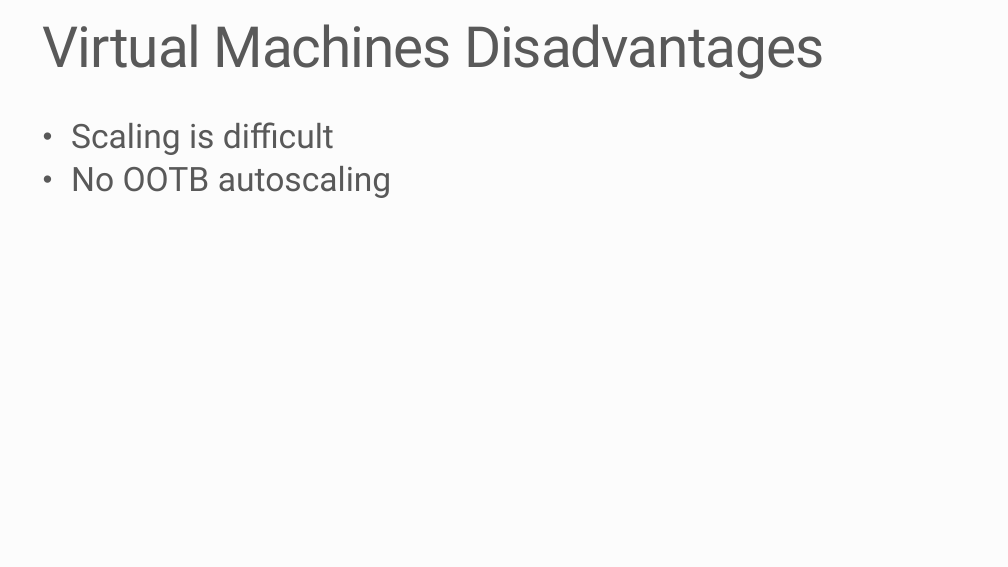
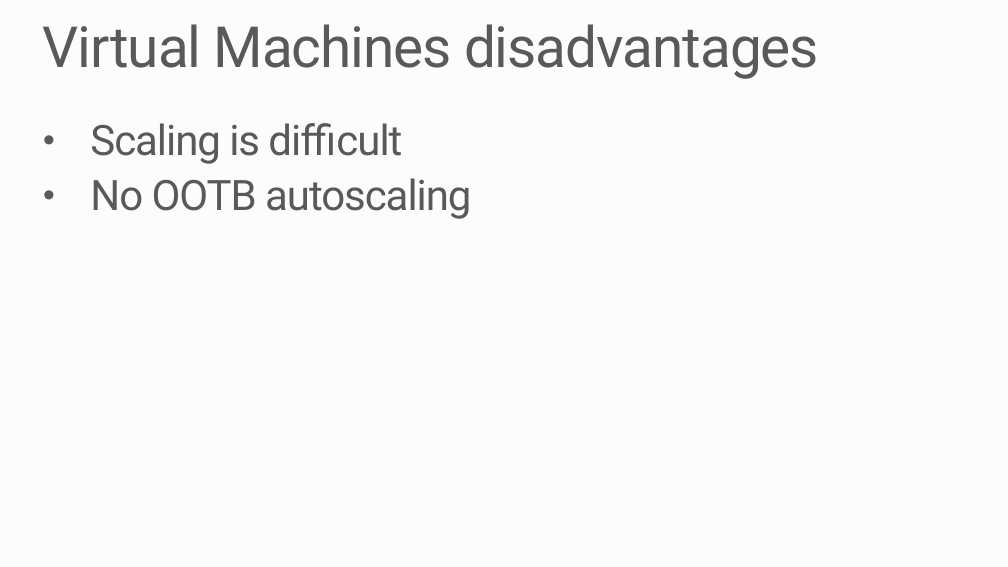
Before and after one commit to robdmoore/AzureWebAppsPresentation, a slide deck: slide 29 of Presentation.pptx (slide 24 before the commit). Drawn at 1008x567 pixels with LibreOffice and Linux fonts; fonts in the diff are those of the drawing; background and template pictures are left out. Boxes give left, top, right and bottom in pixels: in the first picture for what was removed or moved away, otherwise in the second. Text is boxed around its words. In the diff, an @@ line names an element or a change of style, - is before the commit and + after.

```diff
--- a/Presentation.pptx
+++ b/Presentation.pptx
@@ title at <box>43,24,819,79</box>: text changed @@
-Virtual Machines Disadvantages
+Virtual Machines disadvantages
@@ text "Scaling is difficult" at <box>90,123,471,219</box>: size 32 to 40 pt, letter spacing 0 to -1 pt; indent changed; more space between paragraphs @@
```
Also in this commit, not shown: 16 other slides changed, 14 slides added, 3 slides removed.
